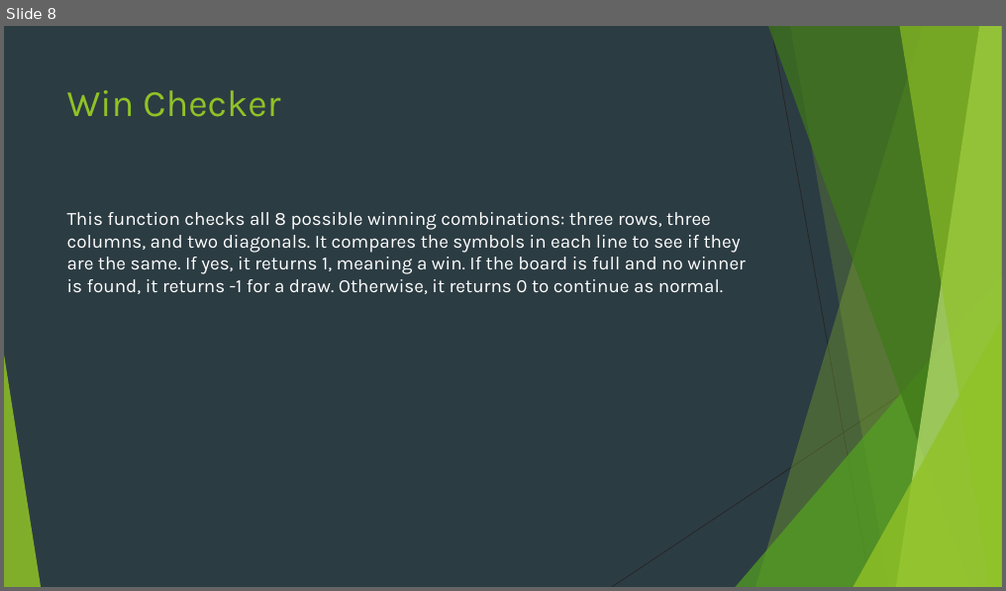
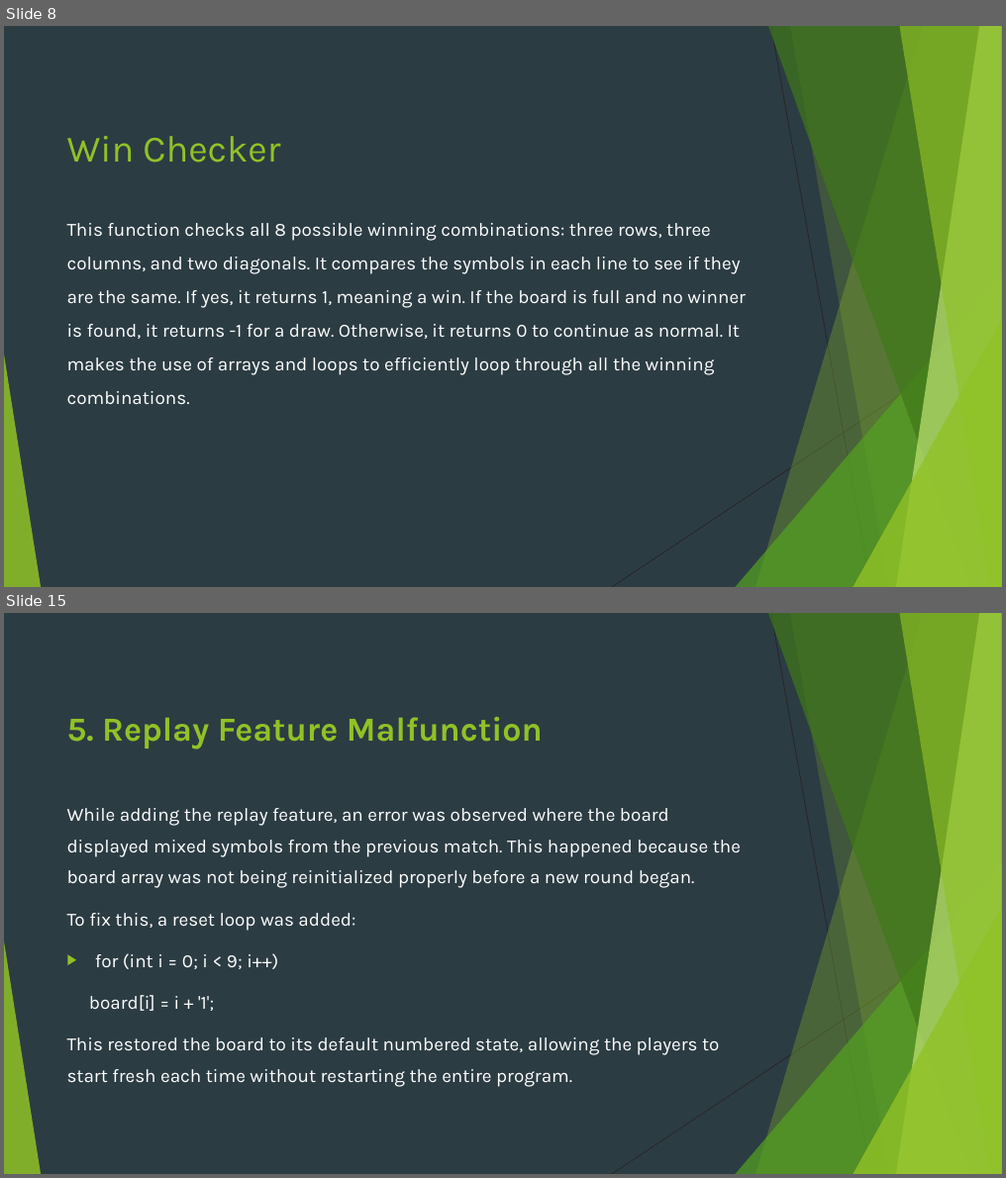
Before and after one commit to taha-ahmed-mallick/PF-fall25, a slide deck: CCP/presentation/presentation.pptx. Shown one above the other, each under a label of ours: slide 8 before the commit, slides 8 and 15 after it; the slides between them are not shown. The pictures are 1006x591 and 1006x1178 pixels, drawn with LibreOffice and Linux fonts; fonts in the diff are those of the drawing. Boxes give left, top, right and bottom in pixels: in the first picture for what was removed or moved away, otherwise in the second. Text is boxed around its words. In the diff, an @@ line names an element or a change of style, - is before the commit and + after.

```diff
--- a/CCP/presentation/presentation.pptx
+++ b/CCP/presentation/presentation.pptx
@@ slide 15 added at [4, 613, 1002, 1174], background #2C3C43; not listed: 10 template elements that a slide beside it also shows @@
@@ title added at [67, 717, 543, 749], 32.4 pt, text #90C226, bold @@
+5. Replay Feature Malfunction
@@ text added at [67, 808, 741, 1087], 18 pt, text #FFFFFF @@
+While adding the replay feature, an error was observed where the board displayed mixed symbols from the previous match. This happened because the board array was not being reinitialized properly before a new round began.
+To fix this, a reset loop was added:
+▶ for (int i = 0; i < 9; i++)
+board[i] = i + '1';
+This restored the board to its default numbered state, allowing the players to start fresh each time without restarting the entire program.
@@ slide 8 changed as well @@
@@ title "Win Checker": place and size @@
-title "Win Checker" at [67, 90, 280, 117]
+title "Win Checker" at [67, 136, 280, 163]
@@ text at [67, 223, 746, 405]: text changed @@
-This function checks all 8 possible winning combinations: three rows, three columns, and two diagonals. It compares the symbols in each line to see if they are the same. If yes, it returns 1, meaning a win. If the board is full and no winner is found, it returns -1 for a draw. Otherwise, it returns 0 to continue as normal.
+This function checks all 8 possible winning combinations: three rows, three columns, and two diagonals. It compares the symbols in each line to see if they are the same. If yes, it returns 1, meaning a win. If the board is full and no winner is found, it returns -1 for a draw. Otherwise, it returns 0 to continue as normal. It makes the use of arrays and loops to efficiently loop through all the winning combinations.
```
Also in this commit, not shown: 7 other slides changed, 8 other slides added, 2 other files.
